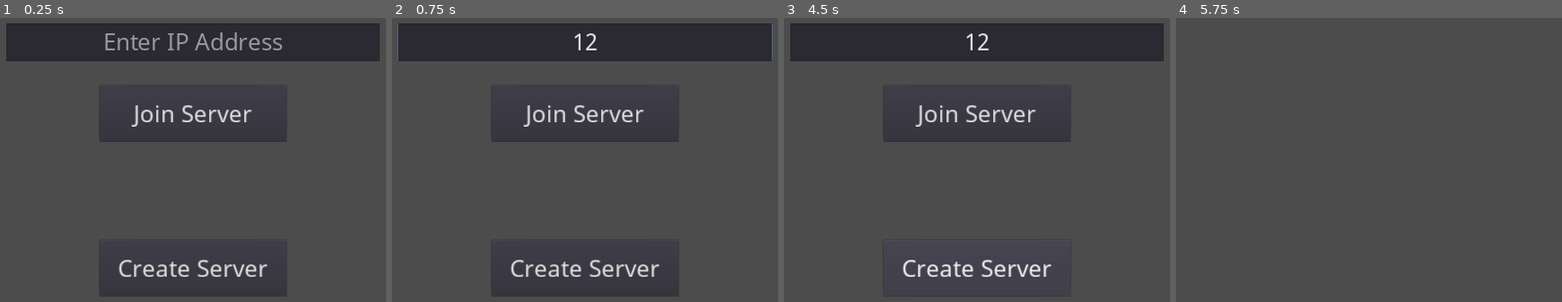
Above: before the commit, frames 1-4 (left to right).
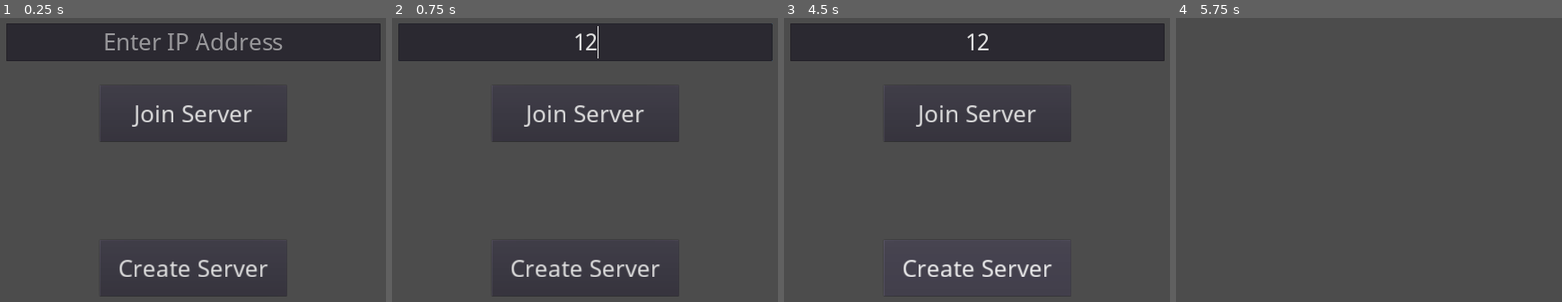
Above: after the commit, the same moments.

Repository: GarvinH/Godot-4-in-a-row
Game: Godot game, scene res://Scenes/Network_setup.tscn
Two runs of this game, one before a commit and one after it. Both use one fixed random seed, a clock stepped at 60 frames per second and the inputs below.
Inputs (mouse positions are in pixels of both pictures, inside the frame that each line leads up to):
- Up to frame 1 (0.25 s): no input
- Up to frame 2 (0.75 s): click (585, 43) at 0.52 s; type "12" at 0.6 s
- Up to frame 3 (4.5 s): click "Create Server" at 1.25 s; tap Enter at 2, 3.5 s; move the mouse to (1135, 140) at 2.02 s; click (1135, 140) at 2.1 s; tap Space at 2.75, 4.25 s; move the mouse to (834, 179) at 2.77 s; click (834, 179) at 2.85 s; move the mouse to (1050, 69) at 3.52 s; click (1050, 69) at 3.6 s; move the mouse to (942, 239) at 4.27 s; click (942, 239) at 4.35 s
- Up to frame 4 (5.75 s): click "Join Server" at 5 s

The runs differ from the first frame. In frame 1, 1.0% of the frame differs, in the area x 30-99%, y 1-92%; in frame 2, 0.9%; in frame 3, 0.9%; in frame 4, nothing differs.

Commit message:
Handle waiting for both players to load in before allowing play

Diff:
--- a/Scenes/Network_setup.tscn
+++ b/Scenes/Network_setup.tscn
@@ -32,6 +32,8 @@
 [node name="Main_screen" type="Control" parent="."]
 anchor_right = 1.0
 anchor_bottom = 1.0
+margin_left = 1.0
+margin_right = 1.0
 __meta__ = {
 "_edit_use_anchors_": false
 }
--- a/Scripts/Game.gd
+++ b/Scripts/Game.gd
@@ -20,14 +20,20 @@
 
 var winner : int = GridVal.EMPTY
 
+puppet var ready : bool = false setget puppet_ready_set # game is loaded
+puppet var player_ready : bool = false # player is ready, used for replaying matches
+
 var font : DynamicFont
 
 # cols then rows
 var grid : = [[]];
 
-func _init(starting_player : bool):
+func _init(starting_player : bool, id : int):
 	is_starting_player = starting_player
 	is_local_turn = starting_player
+
+	self.name = str(id)
+	self.set_network_master(id)
 
 func _ready():
 	grid = init_grid();
@@ -35,6 +41,26 @@
 	font = DynamicFont.new()
 	font.font_data = load("res://Assets/Fonts/Noto_Sans/NotoSans-Regular.ttf")
 	font.size = 64
+
+	get_tree().set_pause(true)
+
+	if (self.is_network_master()):
+		ready = true
+
+		# if the client's don't receive this, it doesn't matter
+		# the server only really cares about receiving this
+		# as it means we can send data without losing it
+		rpc("puppet_ready_set", true)
+
+remote func puppet_ready_set(ready_value : bool):
+	ready = ready_value
+
+	if (get_tree().is_network_server() and ready_value == true):
+		start_game()
+		rpc("start_game")
+
+remote func start_game():
+	get_tree().set_pause(false)
 
 func _process(delta):
 	update()
@@ -85,8 +111,12 @@
 				win_lose_text = "You lost."
 			draw_string(font, Vector2(1000, 400), win_lose_text)
 		else:
-			var player_turn_text : String = "Your turn." if is_local_turn else "Waiting for other player..."
-			draw_string(font, Vector2(1000, 200), player_turn_text)
+			if (get_tree().is_paused()):
+				draw_string(font, Vector2(1000, 200), "Waiting for other")
+				draw_string(font, Vector2(1000, 300), "player to load...")
+			else:
+				var player_turn_text : String = "Your turn." if is_local_turn else "Waiting for other player..."
+				draw_string(font, Vector2(1000, 200), player_turn_text)
 
 func _get_chip_origin(col : int, row : int) -> Vector2:
 	return Vector2(x_start + grid_chip_gap + chip_radius*(col+1) + (chip_radius+grid_chip_gap)*col, y_end - grid_chip_gap - chip_radius * (row+1) - (chip_radius+grid_chip_gap)*row)
@@ -106,7 +136,7 @@
 	return false
 
 # Play on the board, then try to update other players
-remote func _play(col: int, chip_color : int) -> bool:
+puppet func _play(col: int, chip_color : int) -> bool:
 	var rtn = play(col, chip_color)
 	if (rtn):
 		for child in Games.get_children():
--- a/Scripts/Network_setup.gd
+++ b/Scripts/Network_setup.gd
@@ -15,7 +15,7 @@
 func _dev_game():
 	get_tree().change_scene("res://Scenes/GameScene.tscn")
 	_on_Create_server_pressed()
-	var game_instance = Game.new(true)
+	var game_instance = Game.new(true, 1)
 	Games.add_child(game_instance)
 	game_instance.name = str(1)
 	game_instance.set_network_master(1)
@@ -26,8 +26,8 @@
 	instance_game(id)
 
 	if (get_tree().get_network_unique_id() == 1):
+		get_tree().change_scene("res://Scenes/GameScene.tscn")
 		instance_game(get_tree().get_network_unique_id())
-		get_tree().change_scene("res://Scenes/GameScene.tscn")
 
 func _player_disconnected(id) -> void:
 	print("Player " + str(id) + " has disconnected")
@@ -35,8 +35,8 @@
 func _connected_to_server() -> void:
 	print("Connected to server")
 
+	get_tree().change_scene("res://Scenes/GameScene.tscn")
 	instance_game(get_tree().get_network_unique_id())
-	get_tree().change_scene("res://Scenes/GameScene.tscn")
 
 func _on_Create_server_pressed():
 	$Main_screen.hide()
@@ -57,9 +57,7 @@
 func instance_game(id) -> void:
 	var game_instance : Game
 	if (id == 1):
-		game_instance = Game.new(true)
+		game_instance = Game.new(true, id)
 	else:
-		game_instance = Game.new(false)
+		game_instance = Game.new(false, id)
 	Games.add_child(game_instance)
-	game_instance.name = str(id)
-	game_instance.set_network_master(id)
--- a/project.godot
+++ b/project.godot
@@ -36,6 +36,10 @@
 window/stretch/mode="2d"
 window/stretch/aspect="keep"
 
+[global]
+
+port=false
+
 [input]
 
 mouse_left={
